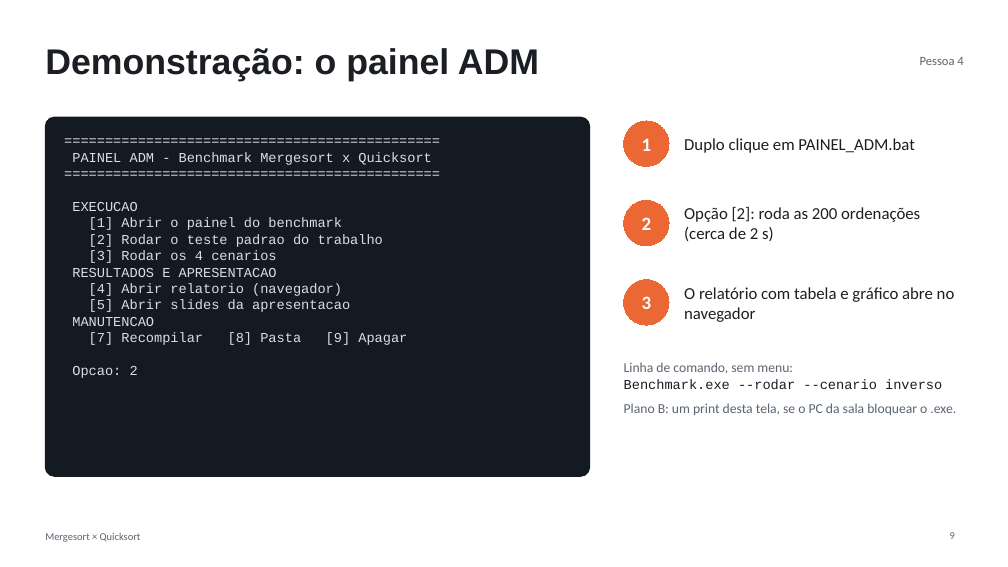
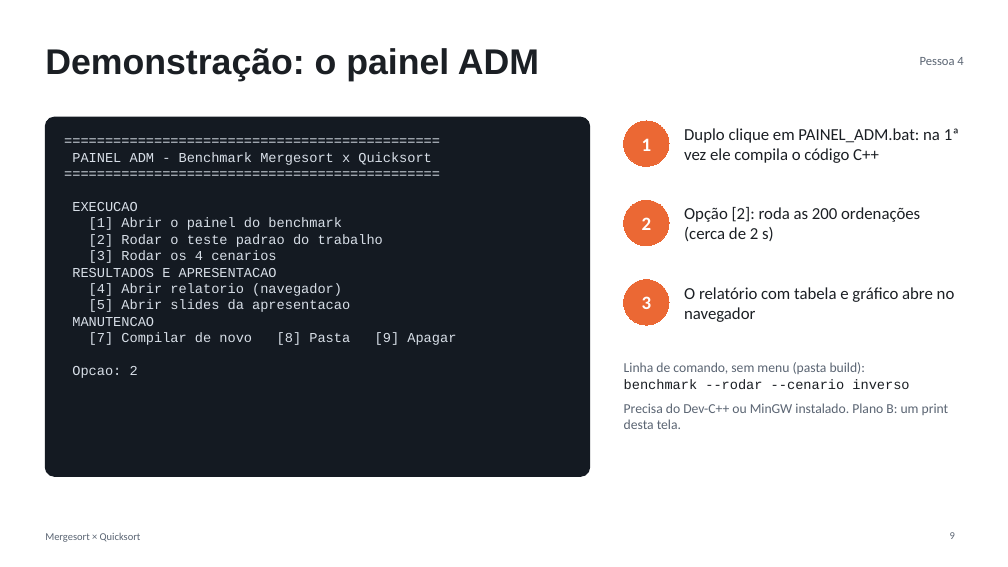
Before and after one commit to guint3r/Trabalho_Simulador_OS, a slide deck: slide 9 of trabalho_ordenacao/apresentacao/slides.pptx. Drawn at 1008x567 pixels with LibreOffice and Linux fonts; fonts in the diff are those of the drawing. Boxes give left, top, right and bottom in pixels: in the first picture for what was removed or moved away, otherwise in the second. Text is boxed around its words. In the diff, an @@ line names an element or a change of style, - is before the commit and + after.

```diff
--- a/trabalho_ordenacao/apresentacao/slides.pptx
+++ b/trabalho_ordenacao/apresentacao/slides.pptx
@@ text at (x1=684, y1=128, x2=959, y2=163): text changed @@
-Duplo clique em PAINEL_ADM.bat
+Duplo clique em PAINEL_ADM.bat: na 1ª vez ele compila o código C++
@@ text at (x1=89, y1=332, x2=456, y2=345): text changed @@
-[7] Recompilar [8] Pasta [9] Apagar
+[7] Compilar de novo [8] Pasta [9] Apagar
@@ text at (x1=624, y1=362, x2=949, y2=429): text changed @@
-Linha de comando, sem menu:
-Benchmark.exe --rodar --cenario inverso
-Plano B: um print desta tela, se o PC da sala bloquear o .exe.
+Linha de comando, sem menu (pasta build):
+benchmark --rodar --cenario inverso
+Precisa do Dev-C++ ou MinGW instalado. Plano B: um print desta tela.
```
Also in this commit, not shown: 9 other files.
